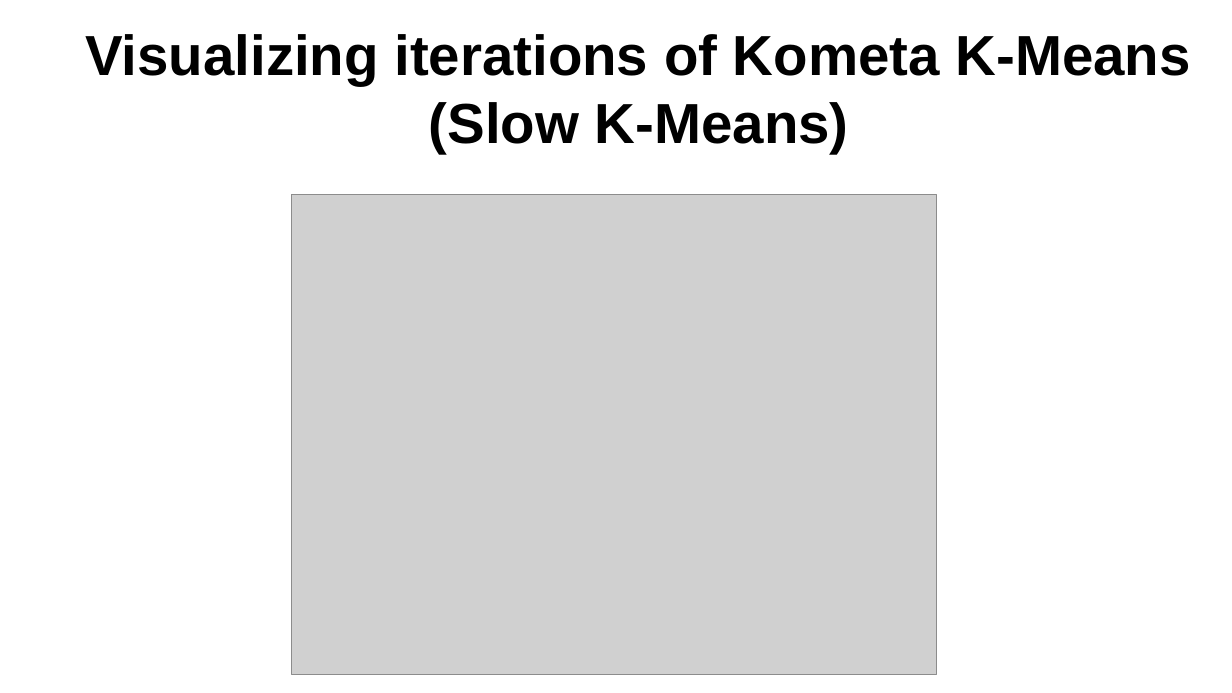
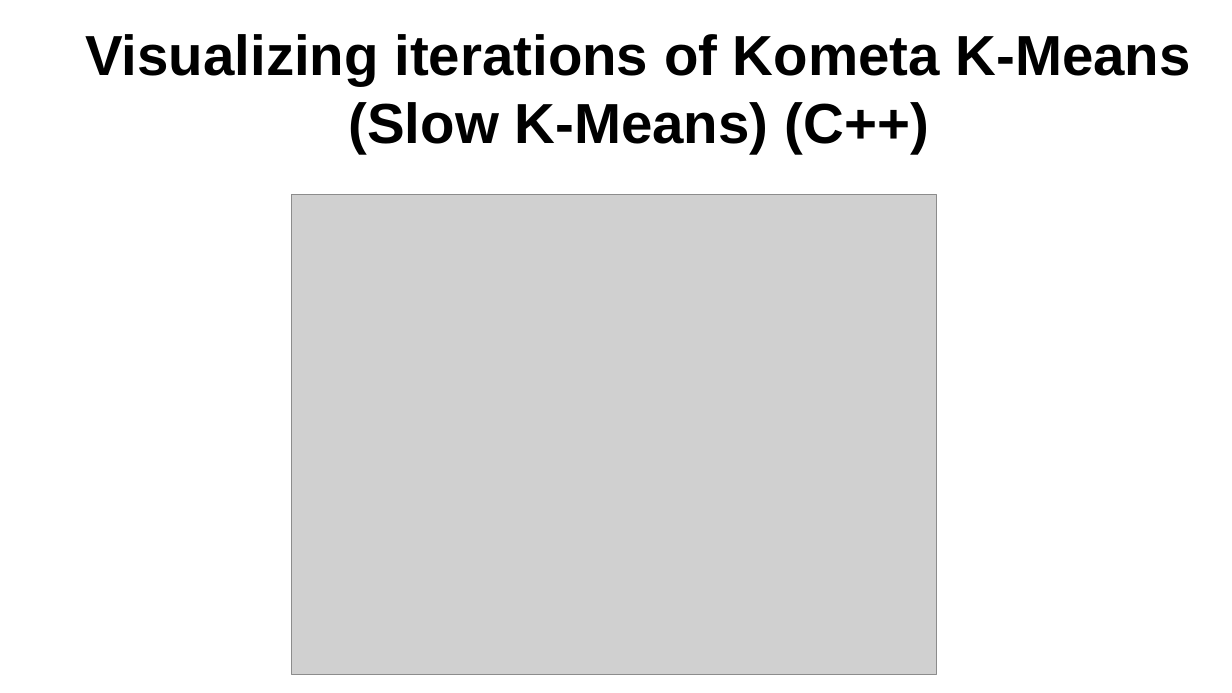
Before and after one commit to reeWorlds/ML_S4_labs, a slide deck: slide 16 of Lab1/Lab1.pptx. Drawn at 1232x693 pixels with LibreOffice and Linux fonts; fonts in the diff are those of the drawing; grey boxes stand for pictures. Boxes give left, top, right and bottom in pixels: in the first picture for what was removed or moved away, otherwise in the second. Text is boxed around its words. In the diff, an @@ line names an element or a change of style, - is before the commit and + after.

```diff
--- a/Lab1/Lab1.pptx
+++ b/Lab1/Lab1.pptx
@@ text at [349, 102, 929, 153]: text changed @@
-(Slow K-Means)
+(Slow K-Means) (С++)
```
Also in this commit, not shown: 1 other slide changed, 1 other file.
